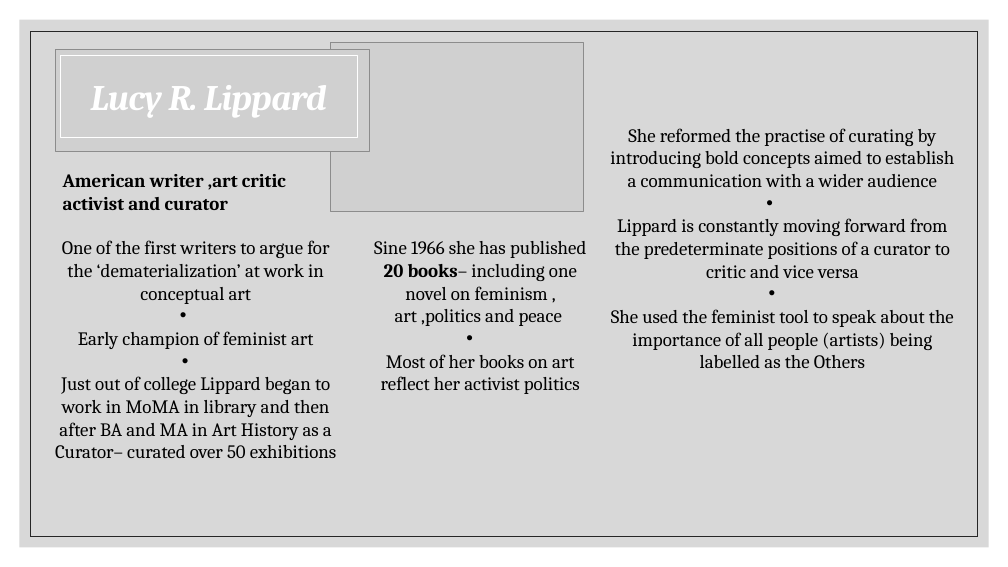
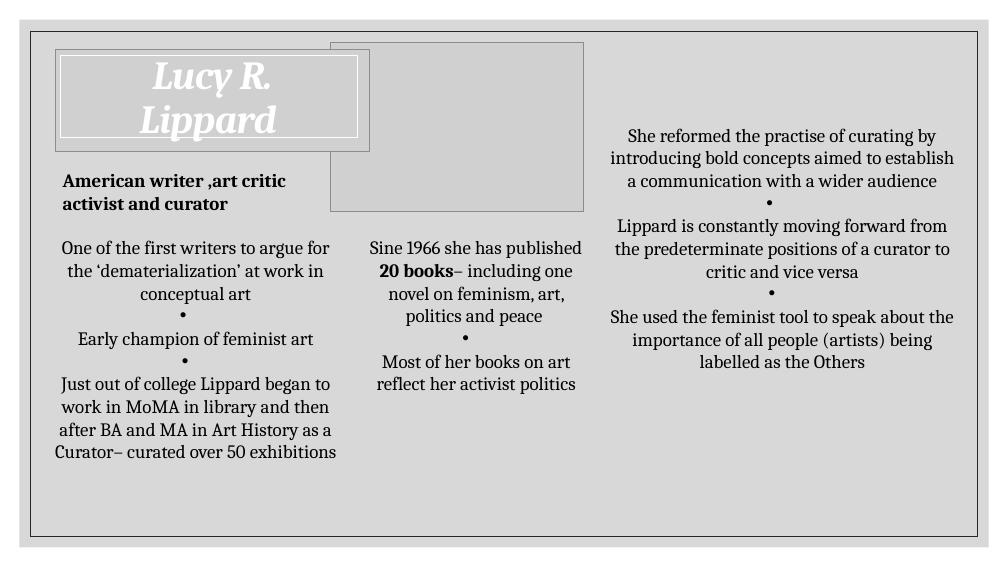
Before and after one commit to alk36/Curators-Presentation, a slide deck: slide 8 of art curators the newest one from saturday from pc.pptx. Drawn at 1008x567 pixels with LibreOffice and Linux fonts; fonts in the diff are those of the drawing; grey boxes stand for pictures. Boxes give left, top, right and bottom in pixels: in the first picture for what was removed or moved away, otherwise in the second. Text is boxed around its words. In the diff, an @@ line names an element or a change of style, - is before the commit and + after.

```diff
--- a/art curators the newest one from saturday from pc.pptx
+++ b/art curators the newest one from saturday from pc.pptx
@@ title "Lucy R. Lippard" at box(140, 55, 277, 141): size 34.2 to 38 pt @@
@@ text at box(370, 241, 582, 326): spaces changed @@
-Sine 1966 she has published 20 books– including one novel on feminism , art ,politics and peace
+Sine 1966 she has published 20 books– including one novel on feminism, art, politics and peace
```
Also in this commit, not shown: 9 other slides changed, 3 slides added, 3 slides removed, 1 other file.
